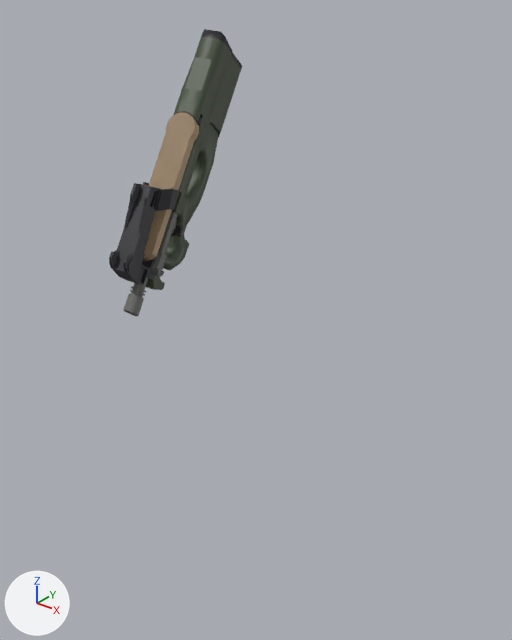
What one commit did to the FBX model Document/서원준/weapon/3_fbx/smg.fbx.
Camera for both pictures: a camera (50 mm lens) standing at (0.724, -1.127, 1.296) and looking at (-0.044, -0.167, 0.701). Arrows for +X, +Y and +Z are at lower left; the lights stay in place. Vertices at the same position are counted once.

Objects in the first picture: 'p90'.
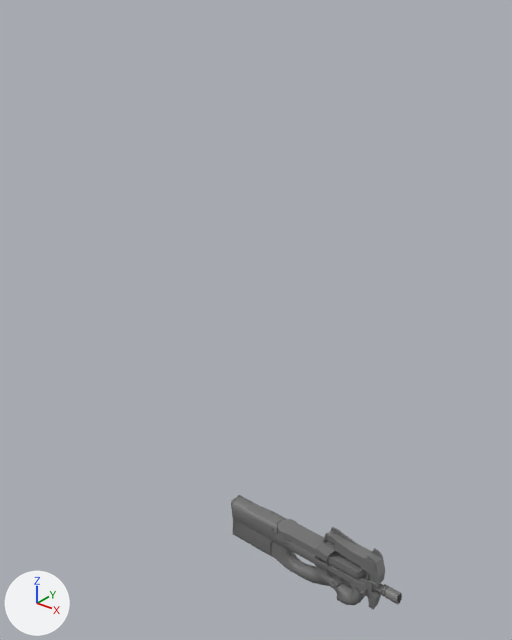
Where the change shows, as pixel boxes [x1, y1, x2, y2] in the pictures (512 x 640 px):
'p90', reshaped, moved, turned: before [109, 29, 242, 316]; after [231, 495, 402, 610]
'p90_magazine', moved, turned: before [144, 112, 199, 261]; after [277, 519, 367, 577]
part 1 of me_mesh, deleted: before [143, 112, 199, 261]
part 2 of me_mesh, recoloured: before [146, 36, 241, 290]; after [234, 497, 381, 610]
part 3 of me_mesh, recoloured: before [109, 29, 242, 285]; after [231, 495, 385, 592]
part 4 of me_mesh, recoloured: before [123, 211, 178, 316]; after [327, 564, 402, 604]

The edits, one by one:
Material 'Material #390' (mat_material__390) is new.
Its base color is (0.18, 0.18, 0.18) (grey #767676).
me_mesh is used by ob_p90; location (-0.128, -0.271, 0.979); rotation (-0.178, 0.983, -1.473), in degrees (-10, 56, -84); scale (0.01, 0.01, 0.01).
me_mesh had 1255 vertices, 1079 faces and spanned x -24.7..24.3, y -2.8..2.8, z -7.7..11.1.
me_mesh no longer uses material mat_material__2477 (beige #b89c7a).
me_mesh now has 1205 vertices, 1045 faces and spans x -24.7..24.3, y -2.8..2.8, z -7.7..11.1.
me_mesh part 1: the loose piece of 50 vertices spanning x -10.1..15.2, y -2.6..2.6, z 3.8..5.5 is deleted.
me_mesh part 2: 522 faces spanning x -23.4..19.1, y -2.7..2.7, z -7.7..5.5 switch from mat_material__2474 (dark green #444f3b) to mat_material__390 (grey #767676).
me_mesh part 3: 338 faces spanning x -24.7..19.1, y -2.8..2.8, z -6.2..11.1 switch from mat_material__2475 (black #222128) to mat_material__390 (grey #767676).
me_mesh part 4: 185 faces spanning x 0.5..24.3, y -2.8..2.8, z -2.7..3.2 switch from mat_material__2476 (dark grey #6c6c69) to mat_material__390 (grey #767676).
Object 'p90' (ob_p90) turns from (-10, 56, -84) to (0, 0, 0) degrees about x, y and z.
Object 'p90' (ob_p90) moves from (-0.128, -0.271, 0.979) to (0.0, 0.0, 0.0).
